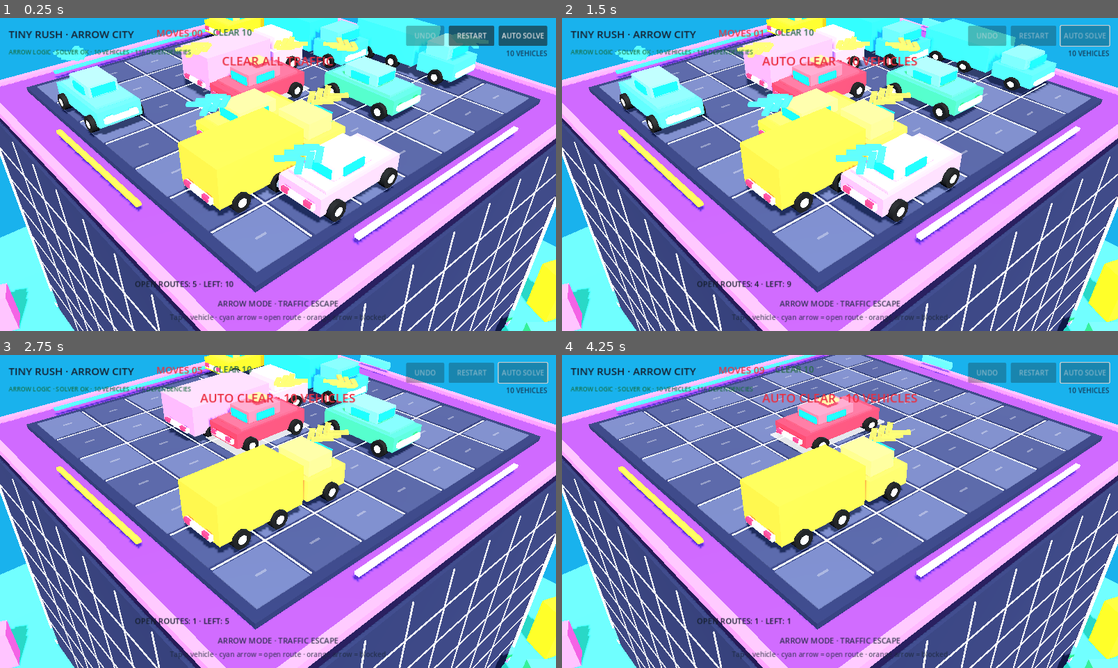
Above: before the commit, frames 1-4 (two rows, left to right).
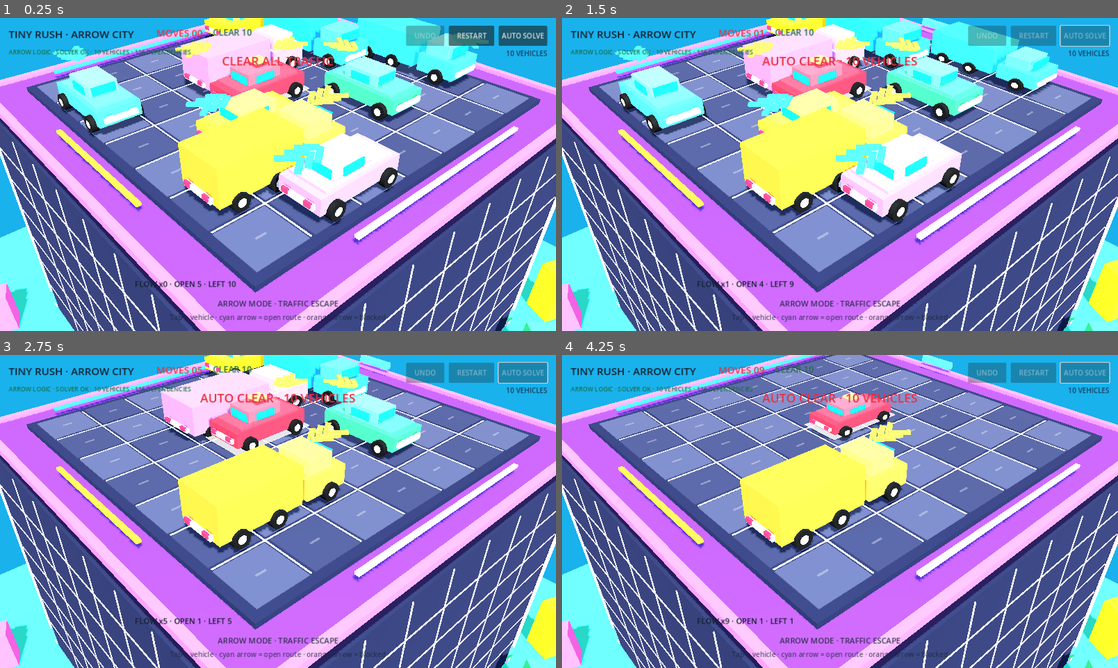
Above: after the commit, the same moments.

Repository: Zweeback/tinyrush
Game: Godot game, scene res://scenes/main.tscn
Same seed, same stepped clock (60 frames per second), same inputs: the game is played once before the commit and once after it.
Inputs (mouse positions are in pixels of both pictures, inside the frame that each line leads up to):
- Up to frame 1 (0.25 s): no input
- Up to frame 2 (1.5 s): click "RESTART" at 0.5 s; click "AUTO SOLVE" at 1.25 s
- Up to frame 3 (2.75 s): tap A at 2 s; move the mouse to (400, 495) at 2.02 s; click (400, 495) at 2.17 s
- Up to frame 4 (4.25 s): tap A at 2.75, 3.5 s; drag from (728, 527) to (812, 574) at 2.77 s; move the mouse to (895, 442) at 3.52 s; click (895, 442) at 3.67 s

The runs differ from the first frame. In frame 1, 0.2% of the frame differs, in the area x 24-43%, y 84-86%; in frame 2, 1.1%; in frame 3, 0.2%; in frame 4, 2.3%, in the area x 24-60%, y 12-86%.

Commit message:
feat: add fast combo cadence to arrow runner mode

Diff:
--- a/scripts/main.gd
+++ b/scripts/main.gd
@@ -21,6 +21,8 @@
 var selected_car_id := ""
 var auto_path: Array = []
 var level_cleared := false
+var combo := 0
+var best_combo := 0
 
 @onready var world_builder: ParkingPanicWorld = $WorldRoot/BoardRoot
 @onready var cars_root: Node3D = $WorldRoot/CarsRoot
@@ -146,6 +148,7 @@
 	is_busy = false
 	level_cleared = false
 	moves = 0
+	combo = 0
 	history.clear()
 	selected_car_id = ""
 	board.reset_from_level(level)
@@ -291,6 +294,7 @@
 	var result: Dictionary = board.apply_move(car_id, 1)
 
 	if not bool(result.get("ok", false)):
+		combo = 0
 		view.blocked_feedback(local_sign)
 		fx.burst(view.position + Vector3.UP * 0.42, Color(1.0, 0.28, 0.12, 1), 7, 0.30)
 		audio.blocked_sound()
@@ -302,15 +306,19 @@
 
 	history.append({"id": car_id, "arrow_escape": true})
 	moves += 1
+	combo += 1
+	best_combo = maxi(best_combo, combo)
 	is_busy = true
 	view.set_move_hints(false, false)
 	var world_direction := Vector3(float(escape_dir.x), 0, float(escape_dir.y))
-	fx.burst(view.position + Vector3.UP * 0.34, view.body_color, 10, 0.42)
+	var burst_count := mini(22, 9 + combo * 2)
+	fx.burst(view.position + Vector3.UP * 0.34, view.body_color, burst_count, 0.42 + minf(0.35, float(combo) * 0.035))
 	fx.camera_kick()
 	audio.move_sound(moves)
-	Input.vibrate_handheld(9)
-	view.animate_exit(world_direction, cell_size * 10.5)
-	status_label.text = "%s OUT · %d LEFT" % [car_id.to_upper(), board.remaining_count()]
+	Input.vibrate_handheld(7 + mini(18, combo * 2))
+	var exit_duration := maxf(0.14, 0.31 - float(combo - 1) * 0.018)
+	view.animate_exit(world_direction, cell_size * 10.5, exit_duration)
+	status_label.text = "COMBO x%d · %s OUT · %d LEFT" % [combo, car_id.to_upper(), board.remaining_count()]
 	_update_ui()
 
 	await get_tree().create_timer(0.50).timeout
@@ -326,8 +334,8 @@
 	level_cleared = true
 	input_controller.set_enabled(false)
 	selected_car_id = ""
-	status_label.text = "TRAFFIC CLEARED!"
-	hint_label.text = "DEPENDENCY CHAIN SOLVED · %d / %d" % [moves, optimal_moves]
+	status_label.text = "RUN CLEARED · COMBO x%d!" % best_combo
+	hint_label.text = "FAST CLEAR · %d VEHICLES · KEEP THE FLOW" % moves
 	fx.burst(Vector3.ZERO + Vector3.UP * 0.8, Color(0.24, 0.95, 1.0, 1), 34, 1.25)
 	Input.vibrate_handheld(42)
 	audio.play_win_chime()
@@ -413,8 +421,11 @@
 			_fail_auto("ARROW AUTO PATH FAILED")
 			return
 		moves += 1
+		combo += 1
+		best_combo = maxi(best_combo, combo)
 		view.set_move_hints(false, false)
-		view.animate_exit(Vector3(float(escape_dir.x), 0, float(escape_dir.y)), cell_size * 10.5)
+		var exit_duration := maxf(0.14, 0.29 - float(combo - 1) * 0.016)
+		view.animate_exit(Vector3(float(escape_dir.x), 0, float(escape_dir.y)), cell_size * 10.5, exit_duration)
 		audio.move_sound(moves)
 		_update_ui()
 		await get_tree().create_timer(0.34).timeout
@@ -505,7 +516,7 @@
 				var id := str(id_value)
 				if board.is_active(id) and board.can_escape(id):
 					open_routes += 1
-		selected_label.text = "OPEN ROUTES: %d · LEFT: %d" % [open_routes, board.remaining_count()]
+		selected_label.text = "FLOW x%d · OPEN %d · LEFT %d" % [combo, open_routes, board.remaining_count()]
 		backward_button.visible = false
 		forward_button.visible = false
 	else:
